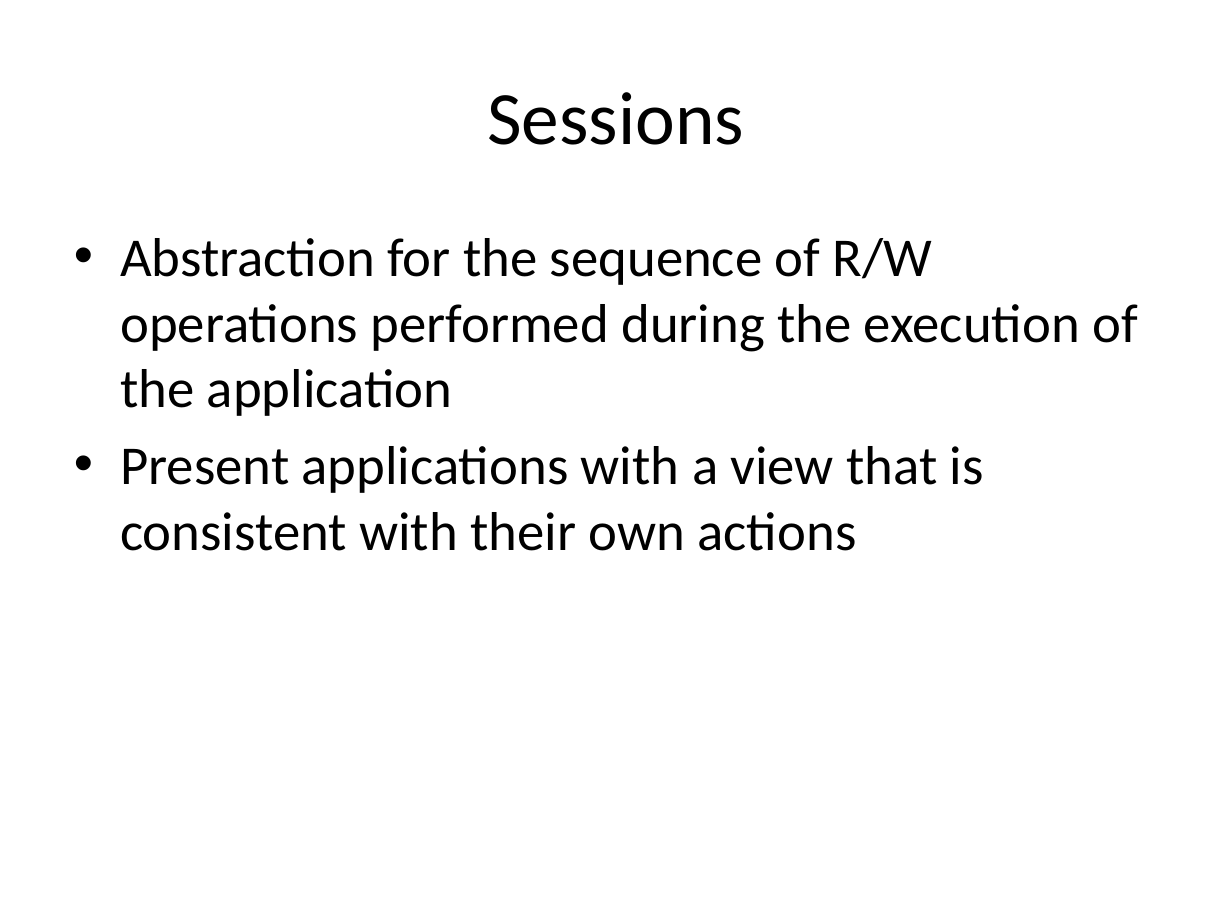
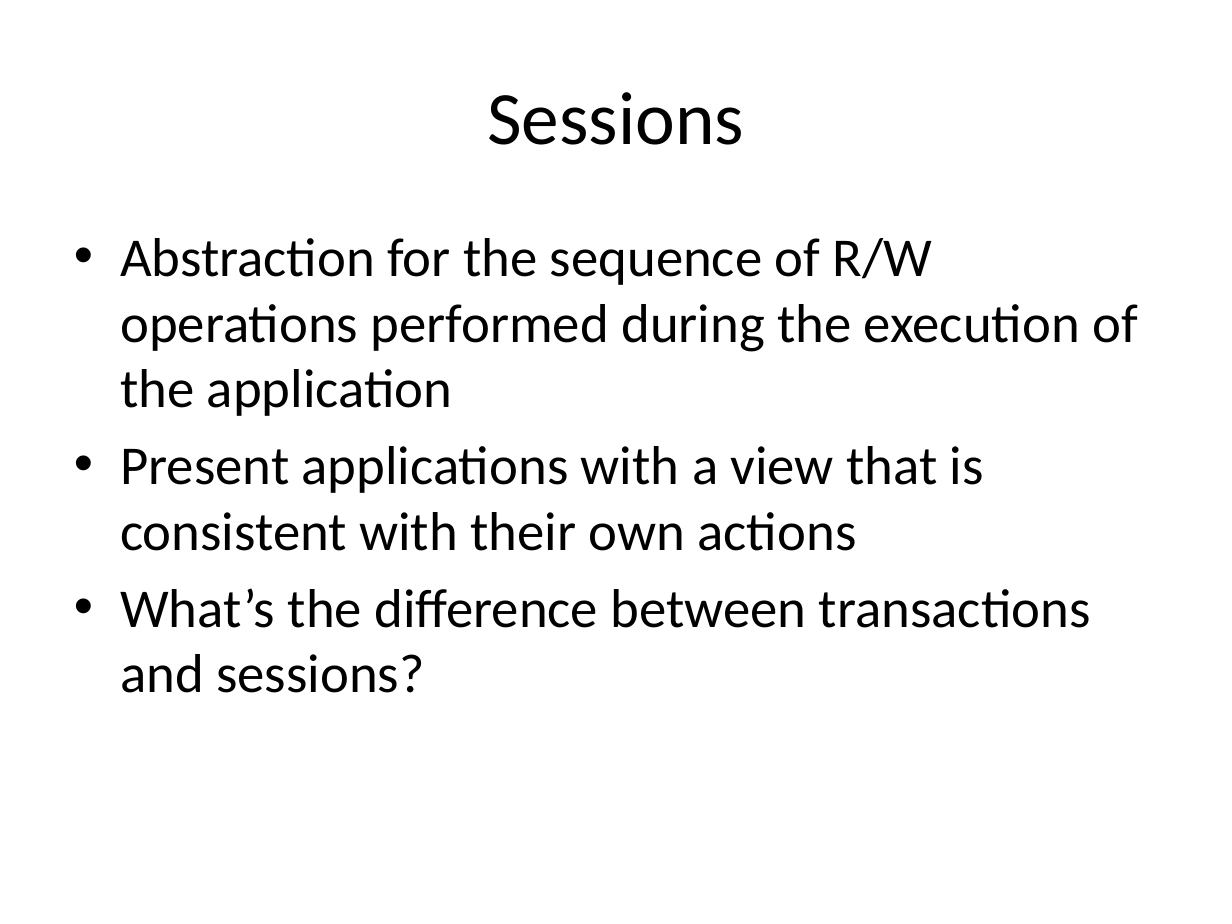
Before and after one commit to balidani/bomberman, a slide deck: slide 7 of presentation/slides_daniel.pptx (slide 4 before the commit). Drawn at 1232x924 pixels with LibreOffice and Linux fonts; fonts in the diff are those of the drawing. Boxes give left, top, right and bottom in pixels: in the first picture for what was removed or moved away, otherwise in the second. Text is boxed around its words. In the diff, an @@ line names an element or a change of style, - is before the commit and + after.

```diff
--- a/presentation/slides_daniel.pptx
+++ b/presentation/slides_daniel.pptx
@@ text at box(120, 588, 1091, 693): paragraph added @@
+• What’s the difference between transactions and sessions?
```
Also in this commit, not shown: 6 other slides changed, 3 slides added.
